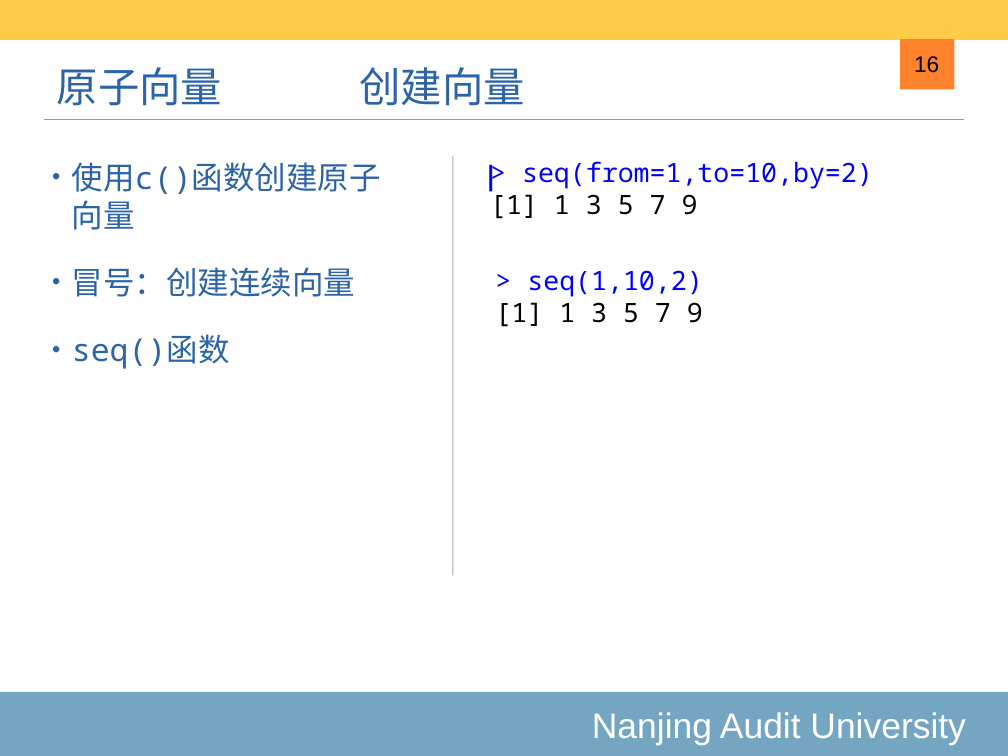
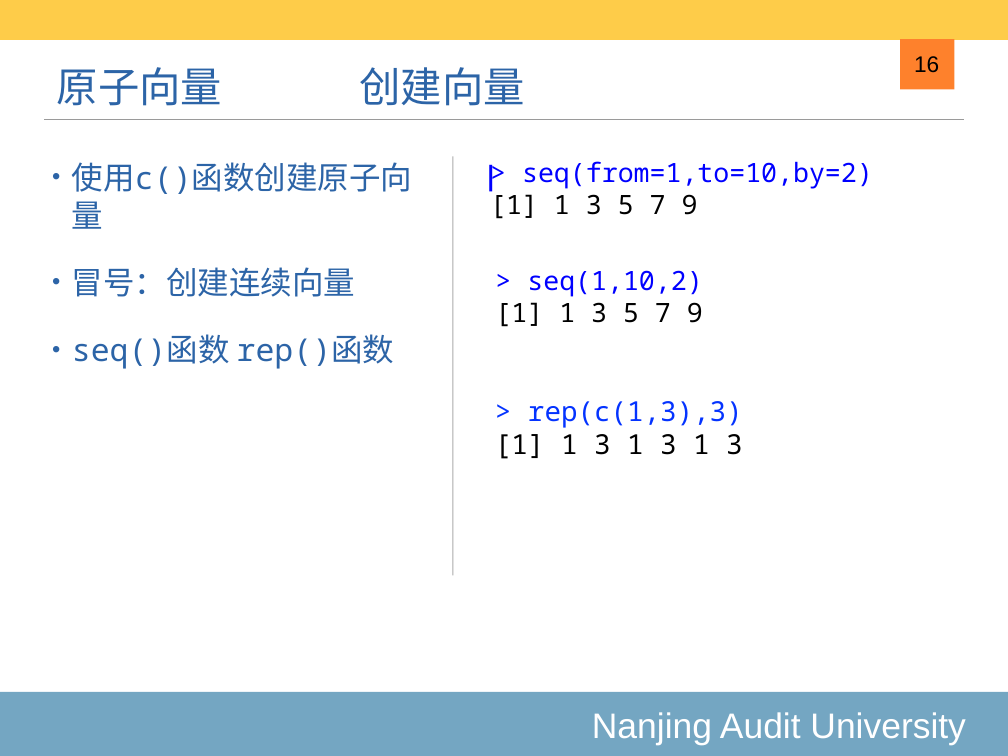
Before and after one commit to exoplanetX/DataAnalytics, a slide deck: slide 16 of 2019-2-基础数据结构.pptx. Drawn at 1008x756 pixels with LibreOffice and Linux fonts; fonts in the diff are those of the drawing. Boxes give left, top, right and bottom in pixels: in the first picture for what was removed or moved away, otherwise in the second. Text is boxed around its words. In the diff, an @@ line names an element or a change of style, - is before the commit and + after.

```diff
--- a/2019-2-基础数据结构.pptx
+++ b/2019-2-基础数据结构.pptx
@@ text at (72, 334, 395, 369): text changed @@
-• seq()函数
+• seq()函数 rep()函数
@@ text added at (495, 401, 743, 459), 28 pt, text #0433FF @@
+> rep(c(1,3),3)
+[1] 1 3 1 3 1 3
```
Also in this commit, not shown: 7 other slides changed.
